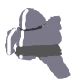
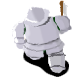
Layer changes from the first 80x80 image to the second:
added layer "head" above "hair" over 23, 6, 50, 28
added layer "right-sholder" above "left-sholder" over 55, 14, 72, 32
added layer "left-sholder" above "body" over 12, 20, 26, 44
added layer "body" above "waist" over 24, 15, 71, 46
added layer "waist" above "axe" over 22, 35, 66, 59
added layer "axe" above "right-leg" over 59, 0, 68, 18
added layer "right-leg" above "left-leg" over 48, 48, 66, 74
added layer "left-leg" above "cloth" over 25, 41, 43, 60
added layer "cloth" above "right-arm" over 13, 16, 68, 58
added layer "right-arm" above "left-arm" over 55, 17, 69, 36
added layer "left-arm" above "shadow" over 14, 32, 26, 49
added layer "shadow" above "新規レイヤー" over 23, 47, 69, 77
hid "新規レイヤー", painted on it over 5, 0, 72, 79
